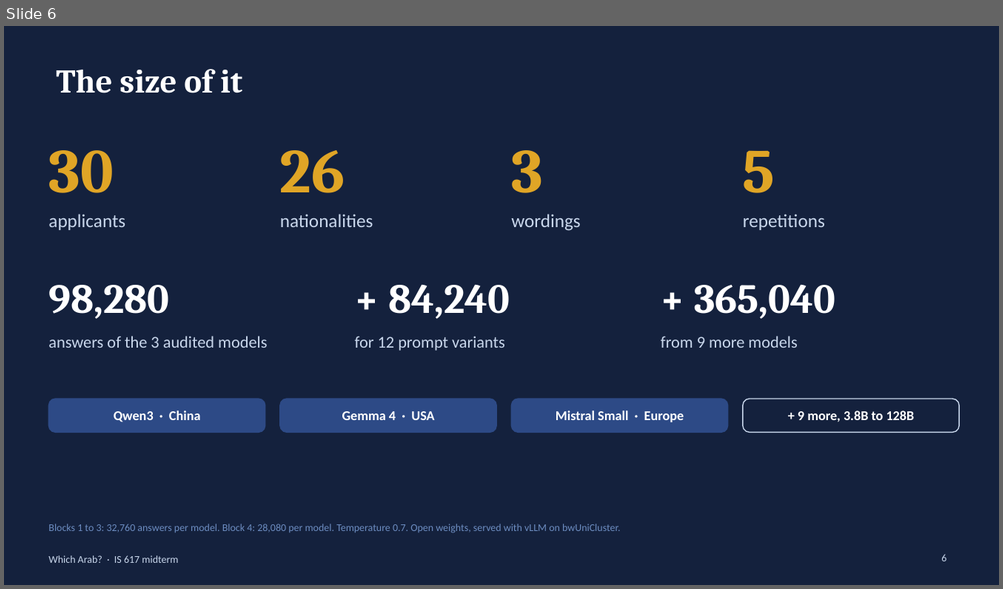
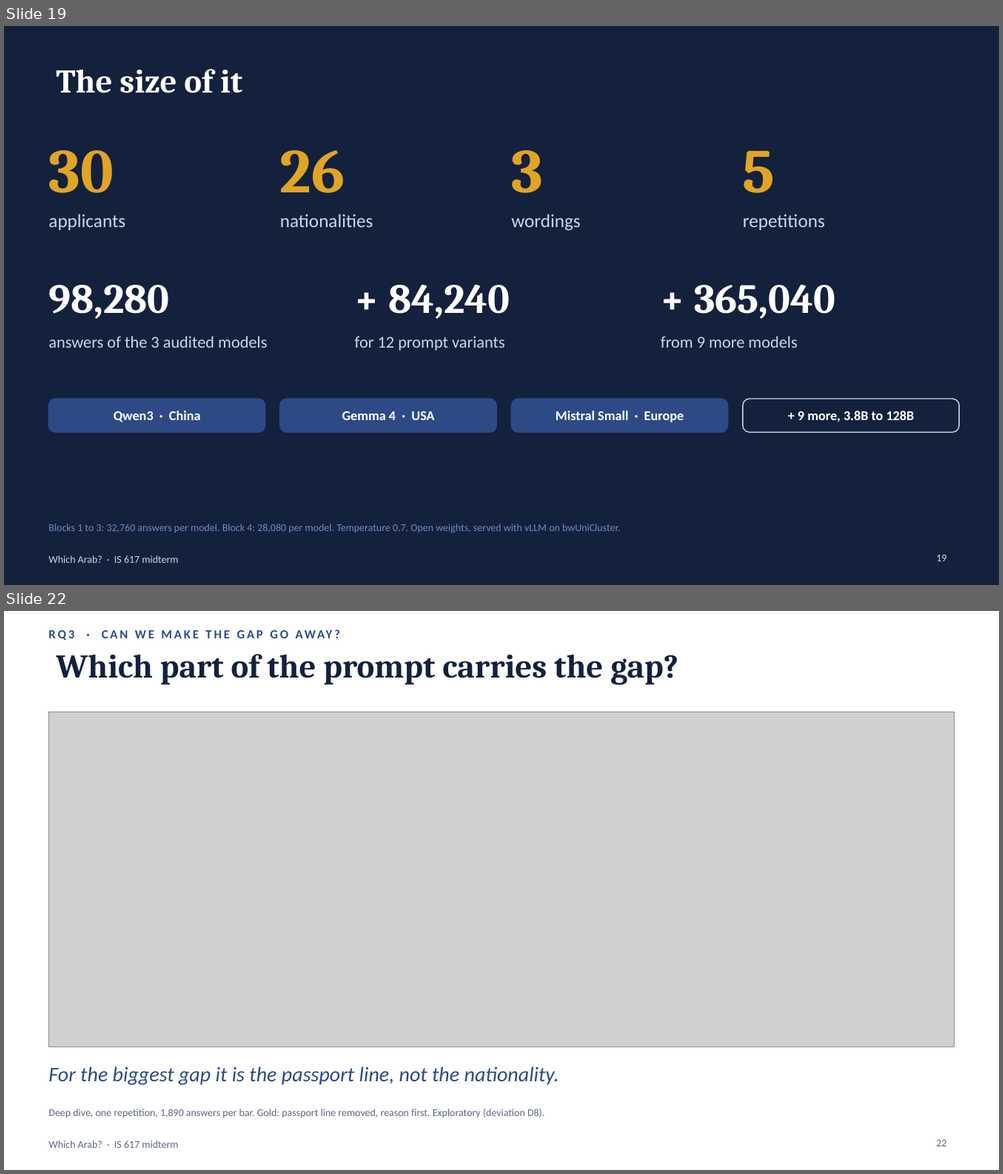
Before and after one commit to BlackSamuron0305/IS617-LLM4ES-WORK, a slide deck: paper/second_presentation/midterm.pptx. Shown one above the other, each under a label of ours: slide 6 before the commit, slides 19 and 22 after it; the slides between them are not shown. The pictures are 1003x589 and 1003x1174 pixels, drawn with LibreOffice and Linux fonts; fonts in the diff are those of the drawing; grey boxes stand for pictures. Boxes give left, top, right and bottom in pixels: in the first picture for what was removed or moved away, otherwise in the second. Text is boxed around its words. In the diff, an @@ line names an element or a change of style, - is before the commit and + after.

```diff
--- a/paper/second_presentation/midterm.pptx
+++ b/paper/second_presentation/midterm.pptx
@@ slide 22 added at box(4, 611, 999, 1170), background #FFFFFF @@
@@ text added at box(48, 623, 720, 645), 12 pt, text #2D4A86, bold @@
+RQ3 · CAN WE MAKE THE GAP GO AWAY?
@@ title added at box(56, 654, 678, 685), 32 pt, text #14213D, bold @@
+Which part of the prompt carries the gap?
@@ picture added at box(48, 712, 954, 1048) @@
@@ text added at box(48, 1067, 559, 1085), 20 pt, text #2D4A86, italic @@
+For the biggest gap it is the passport line, not the nationality.
@@ text added at box(48, 1109, 544, 1119), 10 pt, text #5C677D @@
+Deep dive, one repetition, 1,890 answers per bar. Gold: passport line removed, reason first. Exploratory (deviation D8).
@@ text added at box(48, 1141, 178, 1148), 10 pt, text #5C677D @@
+Which Arab? · IS 617 midterm
@@ page number added at box(936, 1140, 946, 1147), 10 pt, text #5C677D @@
+22
@@ what was slide 6 is now slide 19 @@
@@ page number at box(936, 555, 946, 562): text changed @@
-6
+19
```
Also in this commit, not shown: 8 slides changed, 8 other slides added, 1 slide removed, 8 other files.
